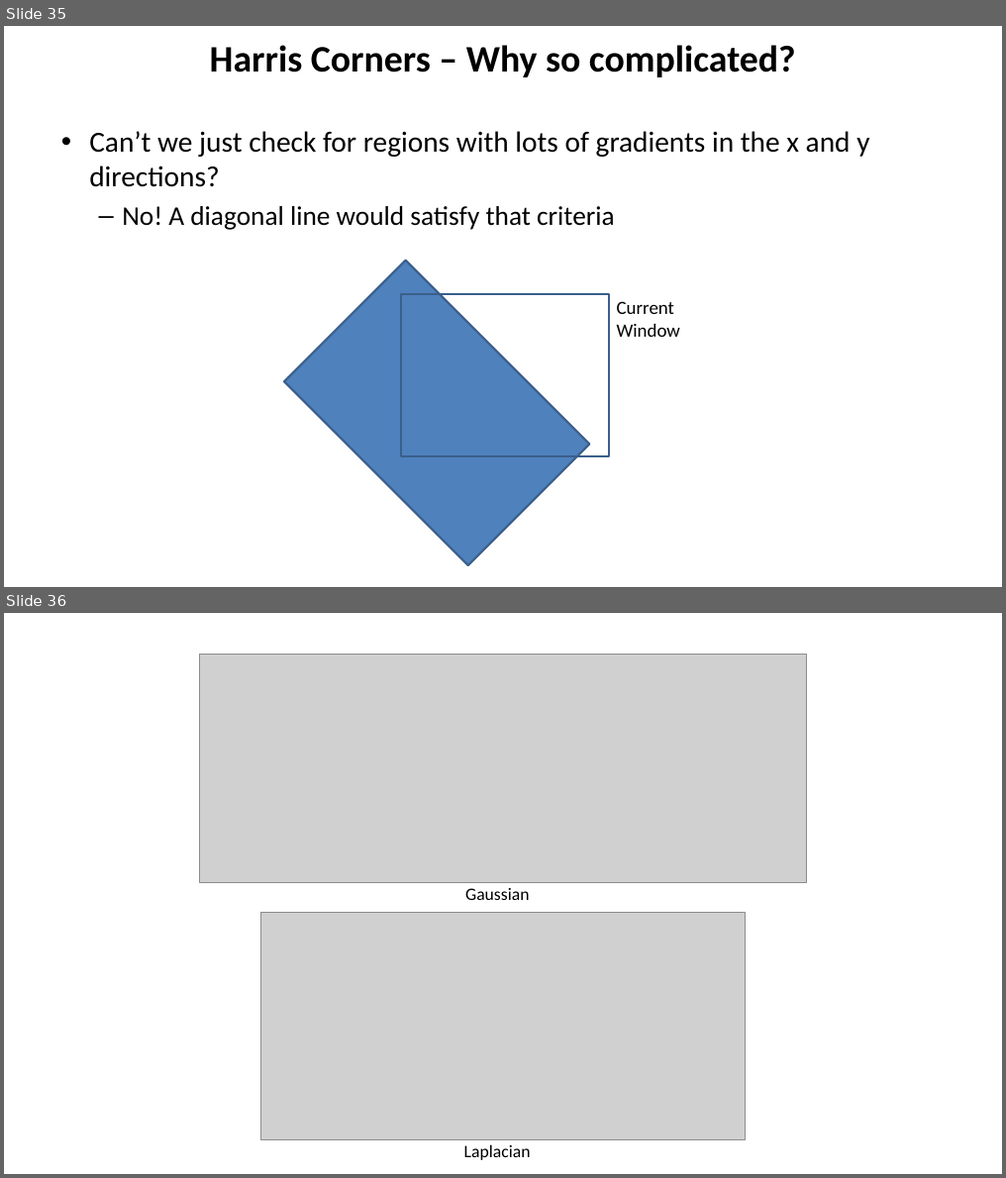
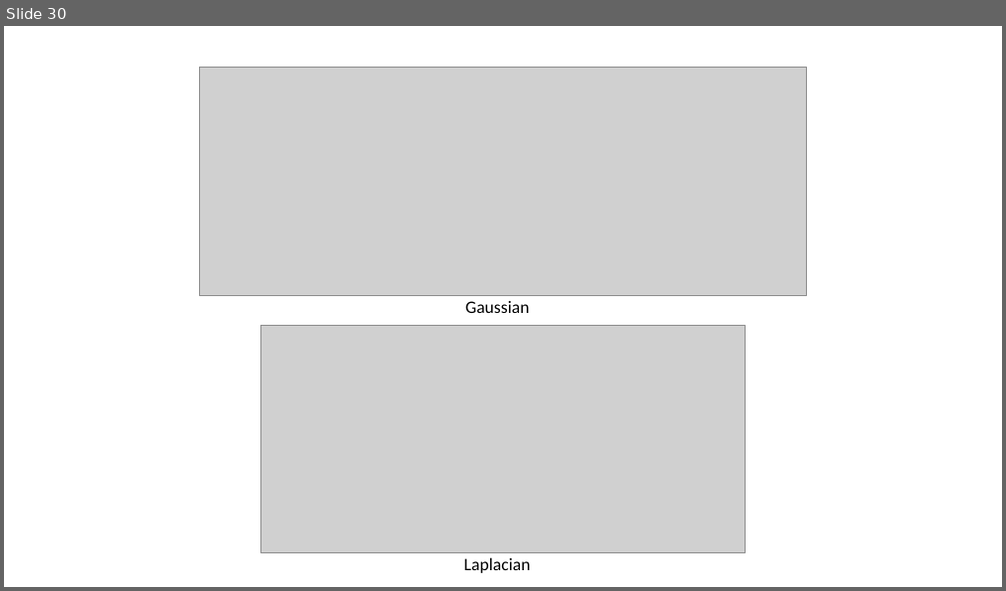
Before and after one commit to YoniChechik/AI_is_Math, a slide deck: c_08_features/features.pptx. Shown one above the other, each under a label of ours: slides 35 and 36 before the commit, slide 30 after it. The pictures are 1006x1178 and 1006x591 pixels, drawn with LibreOffice and Linux fonts; fonts in the diff are those of the drawing; grey boxes stand for pictures. Boxes give left, top, right and bottom in pixels: in the first picture for what was removed or moved away, otherwise in the second. Text is boxed around its words. In the diff, an @@ line names an element or a change of style, - is before the commit and + after.

```diff
--- a/c_08_features/features.pptx
+++ b/c_08_features/features.pptx
@@ slide 35 removed at [4,26,1002,587], background #FFFFFF @@
@@ title removed at [210,45,796,77] @@
-Harris Corners – Why so complicated?
@@ text removed at [89,131,869,230] @@
-• Can’t we just check for regions with lots of gradients in the x and y directions?
-  – No! A diagonal line would satisfy that criteria
@@ rectangle removed at [284,261,590,566] @@
@@ rectangle removed at [402,294,610,458] @@
@@ text removed at [617,301,680,337] @@
-Current Window
@@ what was slide 36 is now slide 30 @@
```
Also in this commit, not shown: 8 slides changed, 2 slides added, 7 other slides removed, 3 other files.
